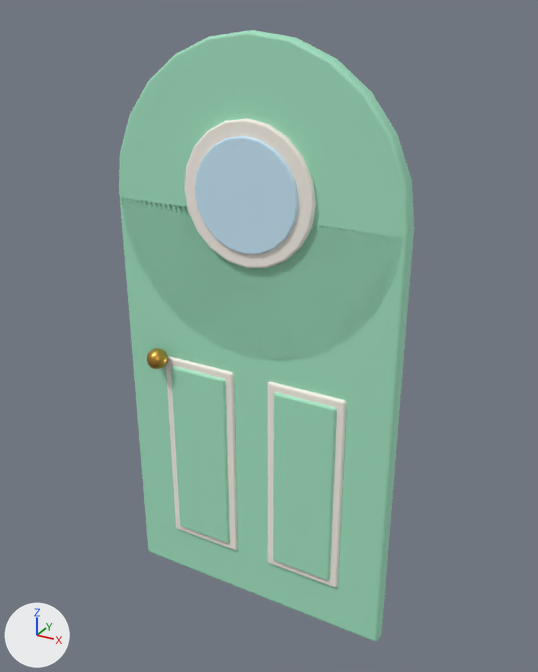
The glTF model assets/custom/models/door-arched.glb as it was, and as the next commit left it.
The view is the same before and after, from a 50 mm lens placed at (1.2, -2.08, 2.2), pointed at (0.03, 0.05, 1.14). The axes (+X, +Y, +Z) are drawn at lower left. The lights are the same throughout. The picture after the commit comes second. Vertices at exactly the same position are counted once.

In view in the first picture: 'door-arched'.
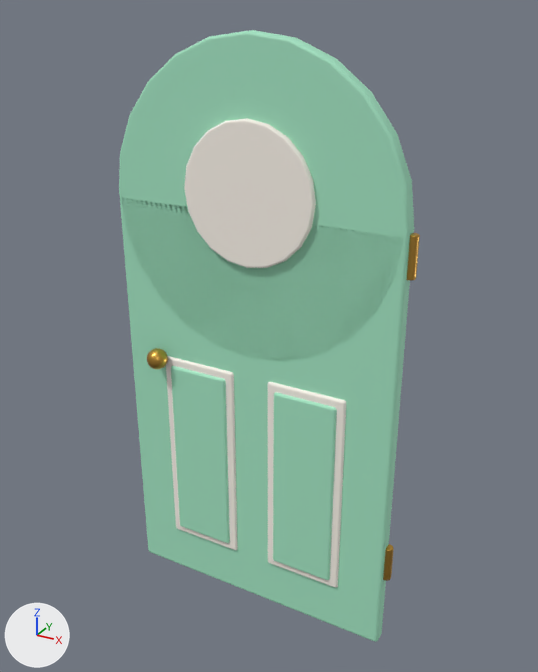
Location of each change, [x1, y1, x2, y2] in pixels of the pictures (538 x 672 px; the box of a moved part takes in the faces that stretch with it):
'door-arched', reshaped: before [119, 30, 414, 642]; after [119, 30, 420, 642]
part 1 of me_door_arched, added: after [383, 544, 394, 581]
part 2 of me_door_arched, added (orange): after [407, 233, 420, 281]
part 3 of me_door_arched, moved or reshaped (not visible afterwards): before [195, 136, 299, 254]

The change, as a diff of the scene's bpy script:
```diff
--- a/assets/custom/models/door-arched.glb.py
+++ b/assets/custom/models/door-arched.glb.py
@@ me_door_arched @@
 # used by ob_door_arched; location = (0.0, 0.0, 0.0)
-me_door_arched.from_pydata(...)  # 1068 vertices, 2096 faces; spans x -0.54..0.54, y -0.11..0.03, z 0.0..2.14
+me_door_arched.from_pydata(...)  # 1848 vertices, 3620 faces; spans x -0.54..0.56, y -0.11..0.11, z 0.0..2.14
+# me_door_arched part 1: a new loose piece of 80 vertices spanning x 0.53..0.56, y -0.02..0.02, z 0.3..0.44, in mat_door_brass (orange #d9a84e)
+# me_door_arched part 2: a new loose piece of 80 vertices spanning x 0.53..0.56, y -0.02..0.02, z 1.45..1.59, in mat_door_brass (orange #d9a84e)
+# me_door_arched part 3: 45 vertices moved from x -0.15..0.19, y -0.06..-0.03, z 1.46..1.84 to x -0.15..0.19, y -0.05..0.04, z 1.46..1.84; 99 vertices removed from x -0.19..0.19, y -0.06..-0.03, z 1.46..1.84; 99 vertices added at x -0.19..0.19, y -0.05..0.05, z 1.46..1.84
+# other edits to the shape of me_door_arched do not show in these pictures
 me_door_arched.materials.append(mat_door_paint)
```
